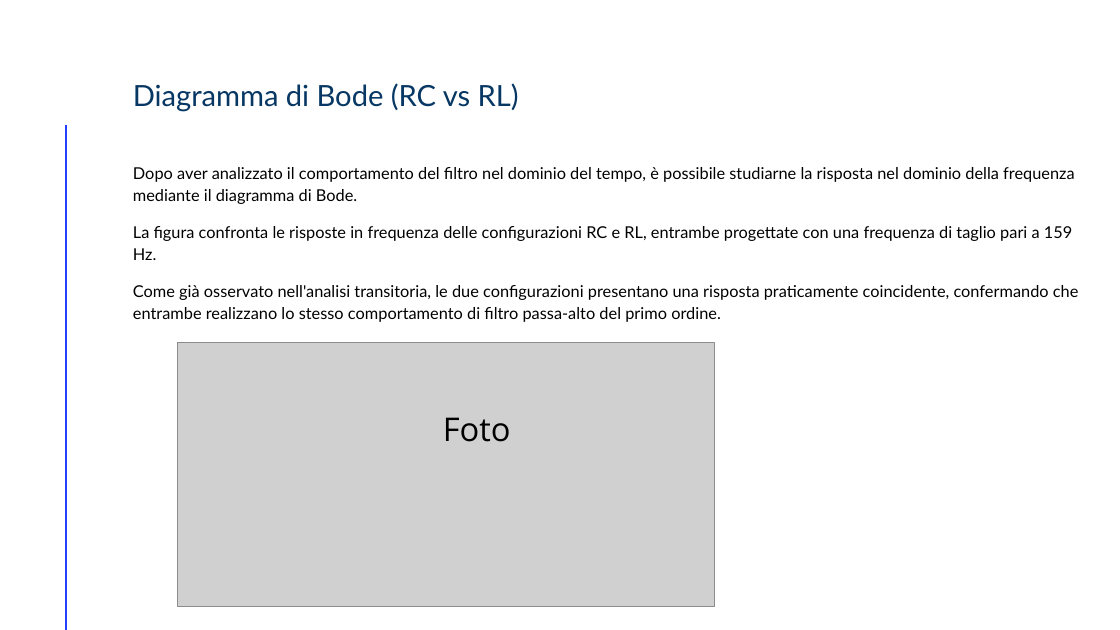
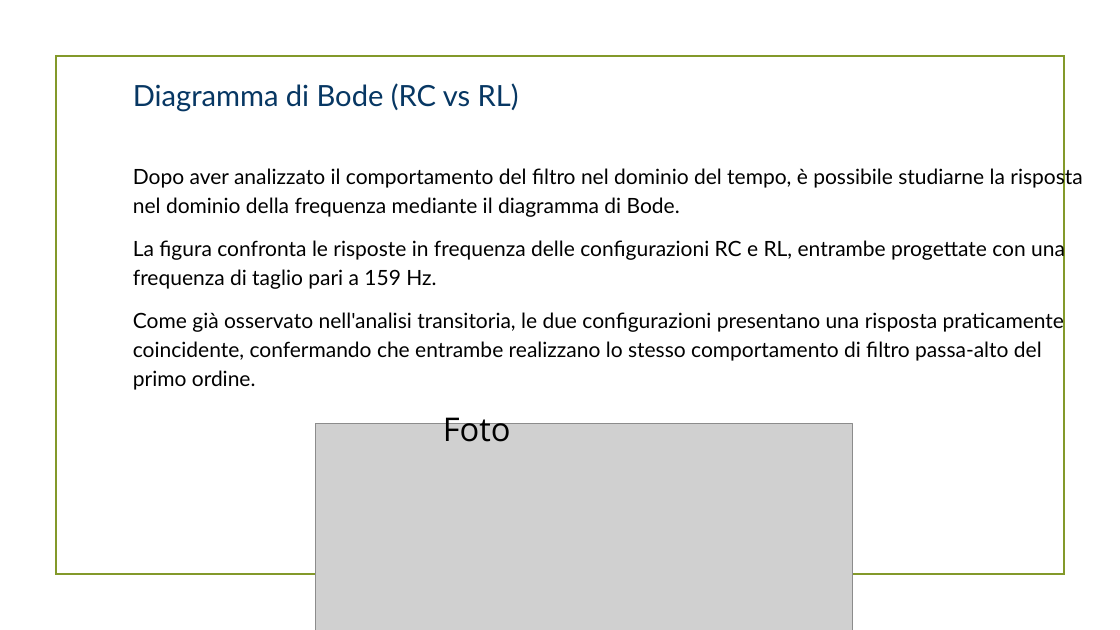
Before and after one commit to RiccardoSC2050/Progetto-sistemi-elettronici, a slide deck: slide 17 of presentazione/demoCompleta.pptx (slide 9 before the commit). Drawn at 1120x630 pixels with LibreOffice and Linux fonts; fonts in the diff are those of the drawing; grey boxes stand for pictures; background and template pictures are left out. Boxes give left, top, right and bottom in pixels: in the first picture for what was removed or moved away, otherwise in the second. Text is boxed around its words. In the diff, an @@ line names an element or a change of style, - is before the commit and + after.

Commit message:
completamento presentazione
nuovo design

```diff
--- a/presentazione/demoCompleta.pptx
+++ b/presentazione/demoCompleta.pptx
@@ rectangle added at (x1=55, y1=56, x2=1064, y2=575), outline #83992A 1.25 pt @@
@@ line removed from (66, 126) to (66, 630) @@
@@ text "Dopo aver analizzato il comportamento ..." at (x1=133, y1=166, x2=1082, y2=390): size 14 to 18 pt @@
@@ picture resized from (x1=177, y1=343, x2=714, y2=606) to (x1=316, y1=423, x2=853, y2=630) @@
```
Also in this commit, not shown: 57 other slides changed, 13 slides added, 3 slides removed, 13 other files.
